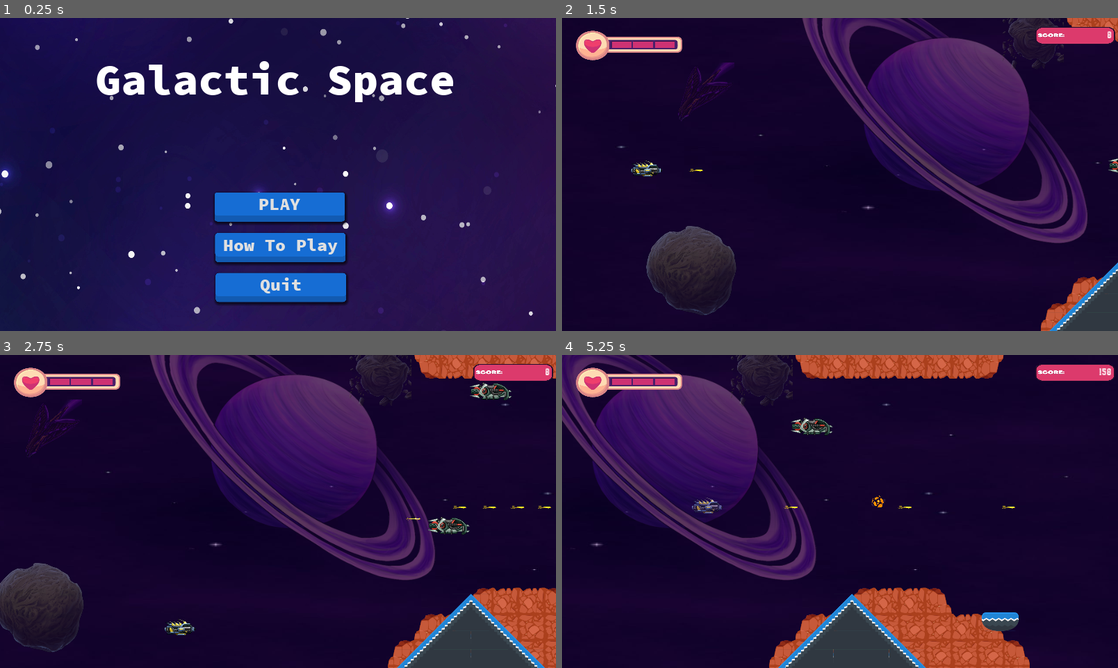
Above: before the commit, frames 1-4 (two rows, left to right).
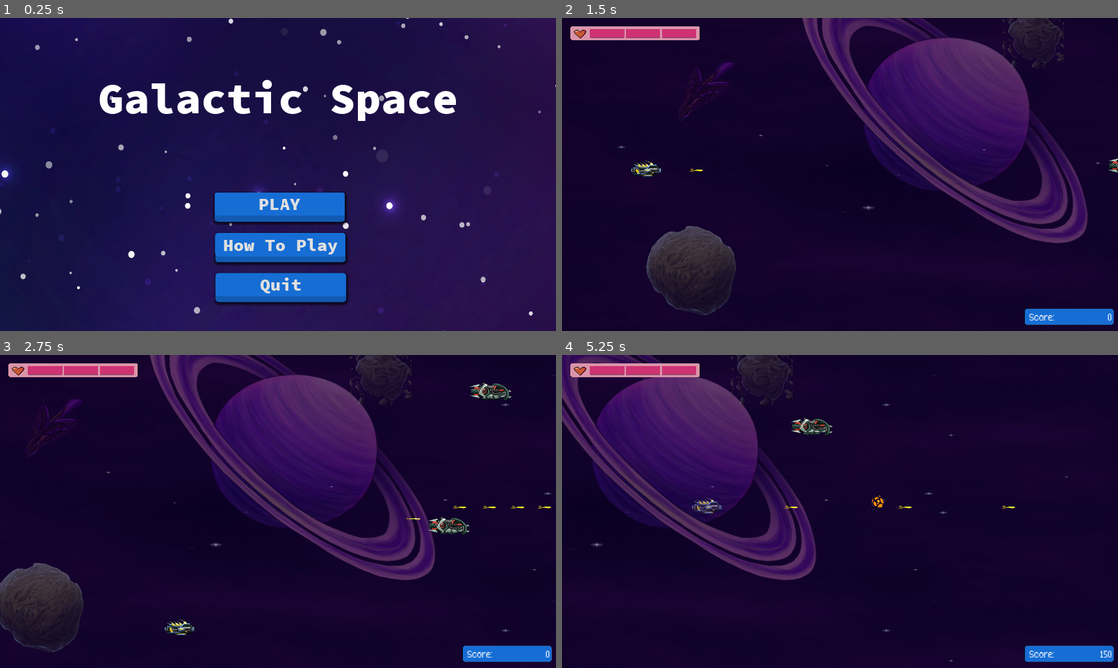
Above: after the commit, the same moments.

Repository: Jhon-Acevedo/Galactic_Escape
Game: Godot game, scene res://Scenes/PantallaPrincipal.tscn
The game is run twice, just before and just after one commit, with the same random seed, the same clock (stepped at 60 frames per second) and the same inputs.
Inputs (mouse positions are in pixels of both pictures, inside the frame that each line leads up to):
- Up to frame 1 (0.25 s): no input
- Up to frame 2 (1.5 s): click "PLAY" at 0.5 s; move the mouse to (962, 158) at 1.27 s; press the mouse at (962, 158) at 1.28 s; hold D (move_right) from 1.28 s (still down)
- Up to frame 3 (2.75 s): move the mouse to (166, 527) at 2.02 s; release D (move_right) at 2.03 s; release the mouse at (166, 527) at 2.03 s; hold S (move_down) from 2.03 s (still down); click (166, 527) at 2.1 s
- Up to frame 4 (5.25 s): move the mouse to (895, 442) at 2.77 s; release S (move_down) at 2.78 s; press the mouse at (895, 442) at 2.78 s; hold D (move_right) 2.78-3.53 s; move the mouse to (812, 574) at 3.52 s; release the mouse at (812, 574) at 3.53 s; hold W (move_up) 3.53-4.28 s; click (812, 574) at 3.6 s; move the mouse to (1006, 558) at 4.27 s; press the mouse at (1006, 558) at 4.28 s; hold A (move_left) from 4.28 s (still down); move the mouse to (673, 464) at 5.02 s; release the mouse at (673, 464) at 5.03 s; click (673, 464) at 5.1 s

The runs differ from the first frame. In frame 1, 4.4% of the frame differs, in the area x 17-82%, y 13-33%; in frame 2, 4.9%; in frame 3, 9.7%; in frame 4, 15%, in the area x 1-100%, y 0-100%.

Commit message:
update UI score level1

Diff:
--- a/Scenes/Nivel1.tscn
+++ b/Scenes/Nivel1.tscn
@@ -8,10 +8,10 @@
 [ext_resource path="res://Scenes/Monte.tscn" type="PackedScene" id=6]
 [ext_resource path="res://MyAssets/Background.jpg" type="Texture" id=7]
 [ext_resource path="res://Scripts/Camera2D.gd" type="Script" id=8]
-[ext_resource path="res://MyAssets/UI/Barravida.png" type="Texture" id=9]
+[ext_resource path="res://MyAssets/UI/new_vida (2).png" type="Texture" id=9]
 [ext_resource path="res://Assets/hud/vida.png" type="Texture" id=10]
-[ext_resource path="res://Assets/fonts/Kubika Font/Kubika Rough.ttf" type="DynamicFontData" id=11]
-[ext_resource path="res://MyAssets/UI/scoreD.png" type="Texture" id=12]
+[ext_resource path="res://MyAssets/UI/score_b.png" type="Texture" id=11]
+[ext_resource path="res://MyAssets/Fonts/Godot-Fontpack-master/fonts/connection_ii/ConnectionII.otf" type="DynamicFontData" id=12]
 [ext_resource path="res://Assets/fondo/tilemap.png" type="Texture" id=13]
 [ext_resource path="res://Scenes/Meta.tscn" type="PackedScene" id=14]
 [ext_resource path="res://Scripts/Nivel1/Nivel1.gd" type="Script" id=15]
@@ -153,9 +153,9 @@
 region_rect = Rect2( 0, 0, 67, 21 )
 
 [sub_resource type="DynamicFont" id=2]
-size = 40
+size = 30
 use_filter = true
-font_data = ExtResource( 11 )
+font_data = ExtResource( 12 )
 
 [sub_resource type="ConvexPolygonShape2D" id=16]
 points = PoolVector2Array( 0, 0, 64, 0, 64, 64, 0, 64 )
@@ -482,7 +482,7 @@
 motion_mirroring = Vector2( 5760, 0 )
 
 [node name="Fondo" type="Sprite" parent="ParallaxBackground/ParallaxLayer"]
-position = Vector2( 2870.5, 561.5 )
+position = Vector2( 2871, 562 )
 scale = Vector2( 3.00469, 1.03981 )
 texture = ExtResource( 7 )
 
@@ -546,6 +546,7 @@
 NextLevel = "res://Scenes/Nivel2.tscn"
 
 [node name="TileMap" type="TileMap" parent="."]
+visible = false
 tile_set = SubResource( 12 )
 cell_size = Vector2( 90, 90 )
 show_collision = true
@@ -575,34 +576,34 @@
 [node name="HUD" type="CanvasLayer" parent="." groups=["hud"]]
 
 [node name="BarraVida" type="TextureRect" parent="HUD"]
-margin_left = 44.0
-margin_top = 35.0
-margin_right = 421.0
-margin_bottom = 153.0
+margin_left = 22.0
+margin_top = 16.0
+margin_right = 490.0
+margin_bottom = 93.0
 texture = ExtResource( 9 )
 expand = true
 
 [node name="Vida" type="TextureRect" parent="HUD/BarraVida"]
-margin_left = 128.0
-margin_top = 46.0
-margin_right = 195.0
-margin_bottom = 68.0
+margin_left = 75.0
+margin_top = 23.0
+margin_right = 193.0
+margin_bottom = 52.0
 texture = ExtResource( 20 )
 expand = true
 
 [node name="Vida2" type="TextureRect" parent="HUD/BarraVida"]
-margin_left = 201.0
-margin_top = 46.0
-margin_right = 270.0
-margin_bottom = 68.0
+margin_left = 199.0
+margin_top = 23.0
+margin_right = 317.0
+margin_bottom = 52.0
 texture = ExtResource( 20 )
 expand = true
 
 [node name="Vida3" type="TextureRect" parent="HUD/BarraVida"]
-margin_left = 277.0
-margin_top = 46.0
-margin_right = 344.0
-margin_bottom = 68.0
+margin_left = 323.0
+margin_top = 23.0
+margin_right = 441.0
+margin_bottom = 52.0
 texture = ExtResource( 20 )
 expand = true
 
@@ -649,24 +650,38 @@
 percent_visible = false
 
 [node name="BarraPuntos" type="TextureRect" parent="HUD"]
-margin_left = 1629.0
-margin_top = 24.0
-margin_right = 1923.0
-margin_bottom = 96.0
-texture = ExtResource( 12 )
+anchor_left = 1.0
+anchor_top = 1.0
+anchor_right = 1.0
+anchor_bottom = 1.0
+margin_left = -326.0
+margin_top = -81.0
+margin_right = -11.0
+margin_bottom = -18.0
+texture = ExtResource( 11 )
 expand = true
 
 [node name="Label" type="Label" parent="HUD/BarraPuntos"]
-margin_left = 60.0
-margin_top = 7.0
-margin_right = 270.0
-margin_bottom = 65.0
+margin_left = 230.0
+margin_top = 6.0
+margin_right = 304.0
+margin_bottom = 64.0
 custom_fonts/font = SubResource( 2 )
 text = "0"
 align = 2
 valign = 1
 clip_text = true
 
+[node name="Label2" type="Label" parent="HUD/BarraPuntos"]
+margin_left = 19.0
+margin_top = 6.0
+margin_right = 132.0
+margin_bottom = 64.0
+custom_fonts/font = SubResource( 2 )
+text = "Score:"
+valign = 1
+clip_text = true
+
 [node name="BGM" type="AudioStreamPlayer" parent="."]
 stream = ExtResource( 5 )
 autoplay = true
@@ -682,7 +697,6 @@
 tile_set = SubResource( 15 )
 show_collision = true
 format = 1
-tile_data = PoolIntArray( 852001, 1, 0, 852002, 2, 0, 917536, 1, 0, 917537, 20, 0, 917538, 19, 0, 917539, 2, 0, 917545, 15, 0, 917546, 16, 0, 983071, 1, 0, 983072, 20, 0, 983073, 0, 0, 983074, 0, 0, 983075, 19, 0, 983076, 2, 0, 1048606, 1, 0, 1048607, 20, 0, 1048608, 0, 0, 1048609, 0, 0, 1048610, 0, 0, 1048611, 0, 0, 1048612, 19, 0, 1048613, 2, 0 )
 
 [node name="Enemigo" parent="." instance=ExtResource( 16 )]
 position = Vector2( 2425, 253 )
--- a/Scenes/PantallaPrincipal.tscn
+++ b/Scenes/PantallaPrincipal.tscn
@@ -52,10 +52,10 @@
 autoplay = true
 
 [node name="Label" type="Label" parent="."]
-margin_left = 328.0
-margin_top = 115.0
-margin_right = 1629.0
-margin_bottom = 430.0
+margin_left = 339.0
+margin_top = 179.0
+margin_right = 1640.0
+margin_bottom = 494.0
 custom_fonts/font = SubResource( 2 )
 text = "Galactic Space"
 
Binary file added: MyAssets/Tiles/MyTileMap.png
Not shown, added: MyAssets/Tiles/MyTileMap.png.import
Binary file added: MyAssets/UI/barra_v2.png
Not shown, added: MyAssets/UI/barra_v2.png.import
Binary file added: MyAssets/UI/new_vida (2).png
Not shown, added: MyAssets/UI/new_vida (2).png.import
Binary file added: MyAssets/UI/score_b.png
Not shown, added: MyAssets/UI/score_b.png.import
Binary file added: MyAssets/UI/score_v2.png
Not shown, added: MyAssets/UI/score_v2.png.import
